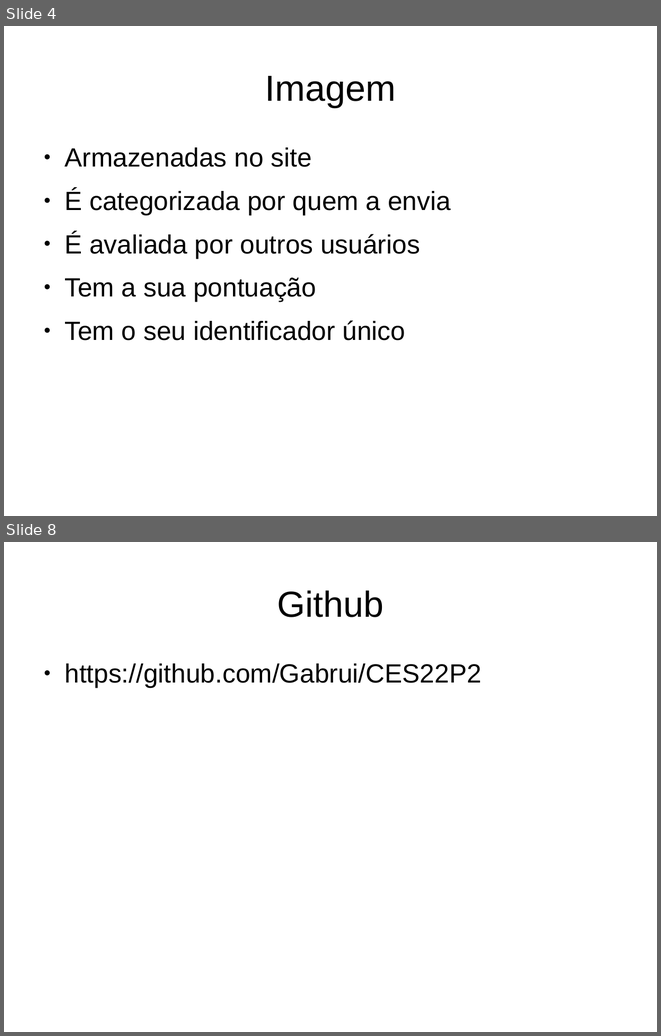
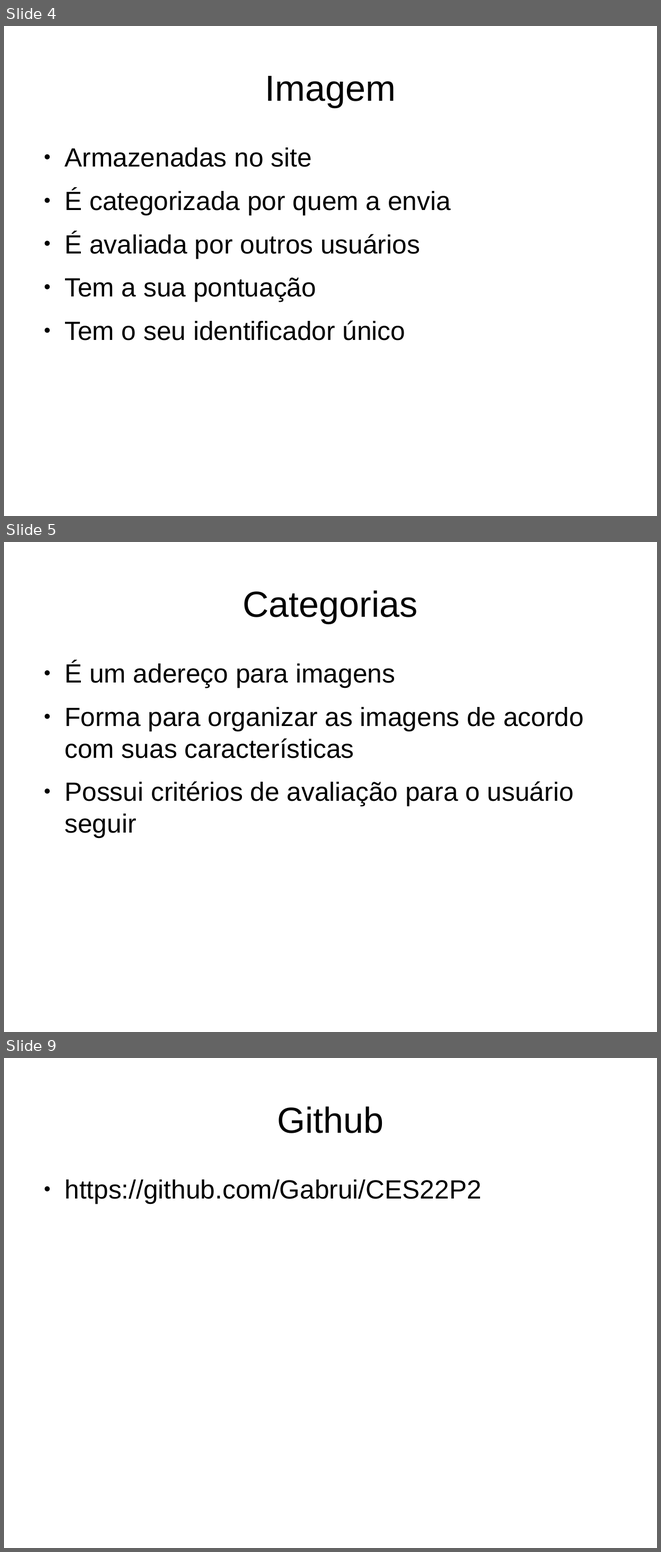
Before and after one commit to Gabrui/CES22P2, a slide deck: Docs/Apresentações/Inicial.odp. Shown one above the other, each under a label of ours: slides 4 and 8 before the commit, slides 4, 5 and 9 after it; the slides between them are not shown. The pictures are 661x1036 and 661x1552 pixels, drawn with LibreOffice and Linux fonts; fonts in the diff are those of the drawing. Boxes give left, top, right and bottom in pixels: in the first picture for what was removed or moved away, otherwise in the second. Text is boxed around its words. In the diff, an @@ line names an element or a change of style, - is before the commit and + after.

```diff
--- a/Docs/Apresentações/Inicial.odp
+++ b/Docs/Apresentações/Inicial.odp
@@ slide 5 added at (4,542,657,1032), background #FFFFFF @@
@@ title added at (243,590,418,623), 44 pt, text #000000 @@
+Categorias
@@ text added at (64,662,584,837), 32 pt, text #000000 @@
+● É um adereço para imagens
+● Forma para organizar as imagens de acordo com suas características
+● Possui critérios de avaliação para o usuário seguir
@@ what was slide 8 is now slide 9 @@
```
Also in this commit, not shown: 3 other slides added, 3 slides removed, 2 other files.
